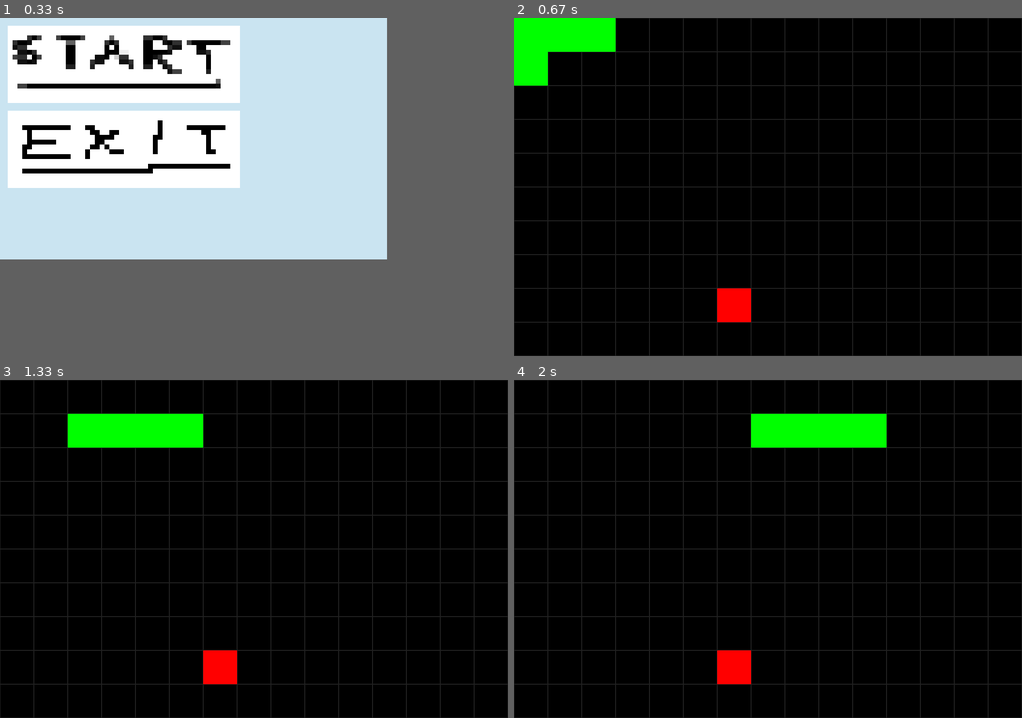
Above: before the commit, frames 1-4 (two rows, left to right).
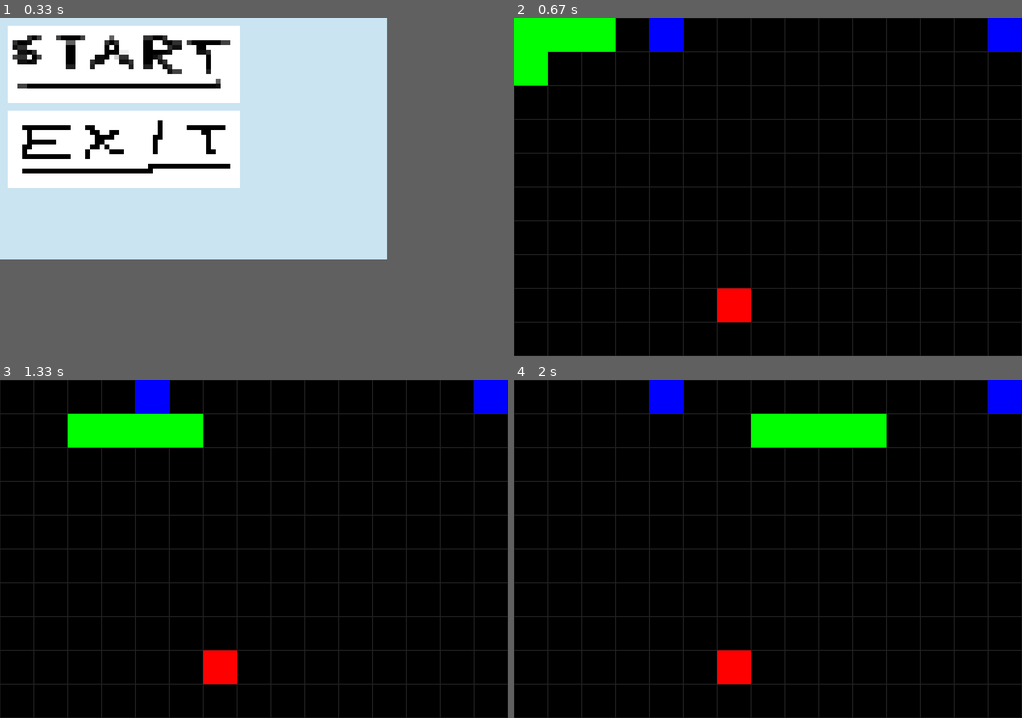
Above: after the commit, the same moments.

Repository: VinnieVinn/Snake-Game
Game: pygame game, started from main.py
The game is run twice, just before and just after one commit, with the same random seed, the same clock (stepped at 60 frames per second) and the same inputs.
Inputs (mouse positions are in pixels of both pictures, inside the frame that each line leads up to):
- Up to frame 1 (0.33 s): no input
- Up to frame 2 (0.67 s): click (635, 65) at 0.38 s
- Up to frame 3 (1.33 s): hold D 0.67-1.13 s; move the mouse to (233, 562) at 0.7 s
- Up to frame 4 (2 s): no input

Frame 1 is identical in both runs. In frame 2, 1.3% of the frame differs, in the area x 26-100%, y 0-10%; in frame 3, 1.3%; in frame 4, 1.3%.

Commit message:
portal 2 mitt favoritspel

Diff:
--- a/gamelogic.py
+++ b/gamelogic.py
@@ -18,19 +18,16 @@
     if head[1] < 0: return True
     return False
 
-def randomizeFoodPos(snake, grid_width, grid_height):
+def randomizeFoodPos(grid_width, grid_height, ignore_list = []):
     global food_pos
     while True:
         pos = pygame.Vector2(random.randint(0, grid_width-1), random.randint(0, grid_height-1))
 
-        for i in snake:
+        for i in ignore_list:
             if pos == i:
                 break
         else:
             return pos
-
-def hasEaten(snake, food_pos):
-    return snake[0] == food_pos
 
 def addListHead(list: list, item):
     list.insert(0, item)
--- a/graphics.py
+++ b/graphics.py
@@ -4,6 +4,7 @@
 screen_color = "black"
 grid_color = (33,33,33)
 snake_color = "green"
+portal_color = "blue"
 food_color = "red"
 
 def display(x, y):
@@ -28,5 +29,9 @@
     rect = pygame.Rect(pos[0]*block_size, pos[1]*block_size, block_size, block_size)
     pygame.draw.rect(screen, food_color, rect)
 
+def drawPortal(pos: tuple, block_size):
+    rect = pygame.Rect(pos[0]*block_size, pos[1]*block_size, block_size, block_size)
+    pygame.draw.rect(screen, portal_color, rect)
+
 def clear_screen():
     screen.fill("black")
--- a/main.py
+++ b/main.py
@@ -26,7 +26,9 @@
 last_direction = DOWN
 input_buffer = []
 
-food_pos = gamelogic.randomizeFoodPos(snake, grid_width, grid_height)
+food_pos = gamelogic.randomizeFoodPos(grid_width, grid_height, snake)
+portal_1 = gamelogic.randomizeFoodPos(grid_width, grid_height, snake + [food_pos])
+portal_2 = gamelogic.randomizeFoodPos(grid_width, grid_height, snake + [food_pos, portal_1])
 
 timer = 0
 score = 0
@@ -58,6 +60,8 @@
 
 
     graphics.drawGrid(grid_width, grid_height, block_size)
+    graphics.drawPortal(portal_1, block_size)
+    graphics.drawPortal(portal_2, block_size)
     graphics.drawSnake(snake, block_size)
     graphics.drawFood(food_pos, block_size)
 
@@ -81,8 +85,17 @@
 
         gamelogic.addListHead(snake, snake[0]+snake_dir)
 
-        if gamelogic.hasEaten(snake, food_pos):
-            food_pos = gamelogic.randomizeFoodPos(snake, grid_width, grid_height)
+        if snake[0] == portal_1:
+            snake[0] = portal_2
+        elif snake[0] == portal_2:
+            snake[0] = portal_1
+
+        if snake[-1] == portal_1 or snake[-1] == portal_2:
+            portal_1 = gamelogic.randomizeFoodPos(grid_width, grid_height, snake + [food_pos, portal_2])
+            portal_2 = gamelogic.randomizeFoodPos(grid_width, grid_height, snake + [food_pos, portal_1])
+
+        if snake[0] == food_pos:
+            food_pos = gamelogic.randomizeFoodPos(grid_width, grid_height, snake)
             score += 1
         else:
             gamelogic.removeTail(snake)
